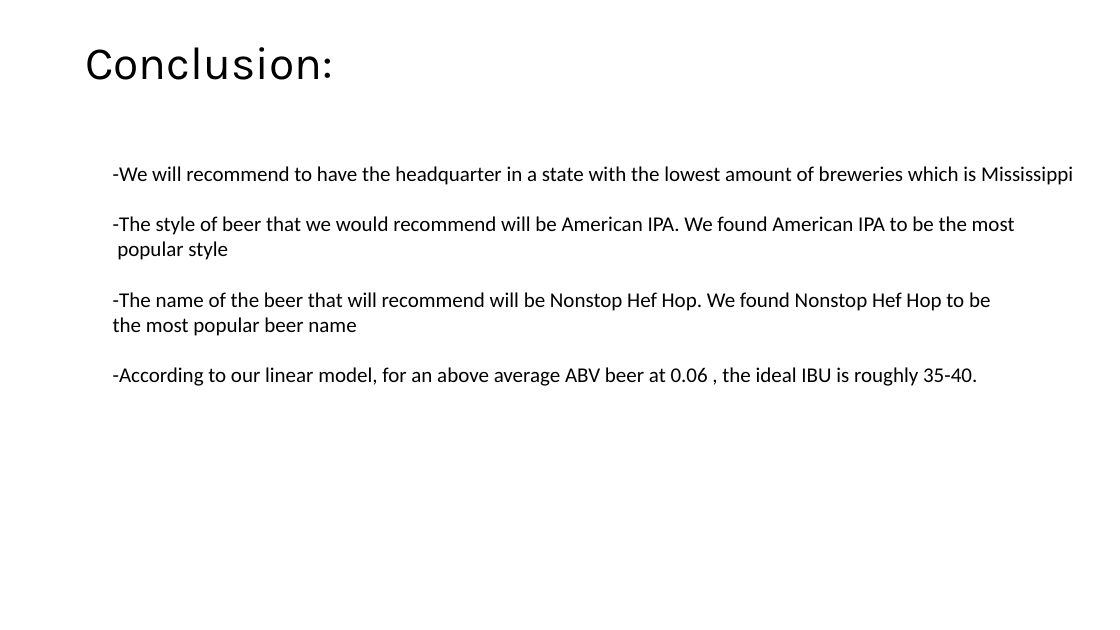
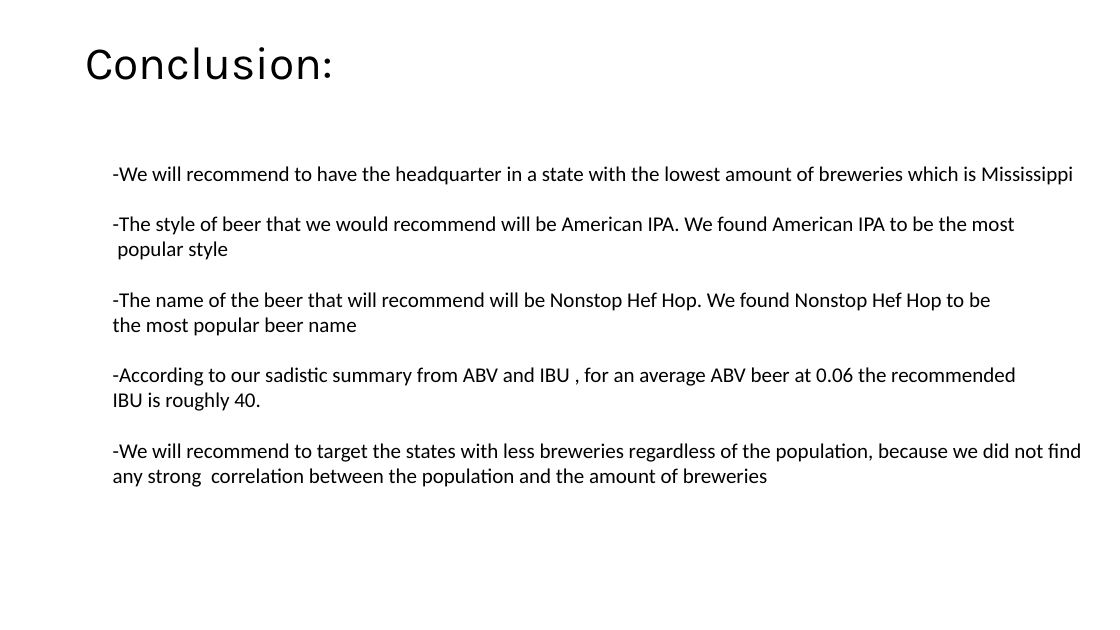
Before and after one commit to savorgnan5/Case_study, a slide deck: slide 14 of CaseStudy1_DDS-6306.pptx. Drawn at 1120x630 pixels with LibreOffice and Linux fonts; fonts in the diff are those of the drawing. Boxes give left, top, right and bottom in pixels: in the first picture for what was removed or moved away, otherwise in the second. Text is boxed around its words. In the diff, an @@ line names an element or a change of style, - is before the commit and + after.

Commit message:
more

```diff
--- a/CaseStudy1_DDS-6306.pptx
+++ b/CaseStudy1_DDS-6306.pptx
@@ text at (x1=113, y1=367, x2=1081, y2=487): text changed @@
--According to our linear model, for an above average ABV beer at 0.06 , the ideal IBU is roughly 35-40.
+-According to our sadistic summary from ABV and IBU , for an average ABV beer at 0.06 the recommended
+IBU is roughly 40.
+-We will recommend to target the states with less breweries regardless of the population, because we did not find
+any strong correlation between the population and the amount of breweries
```
